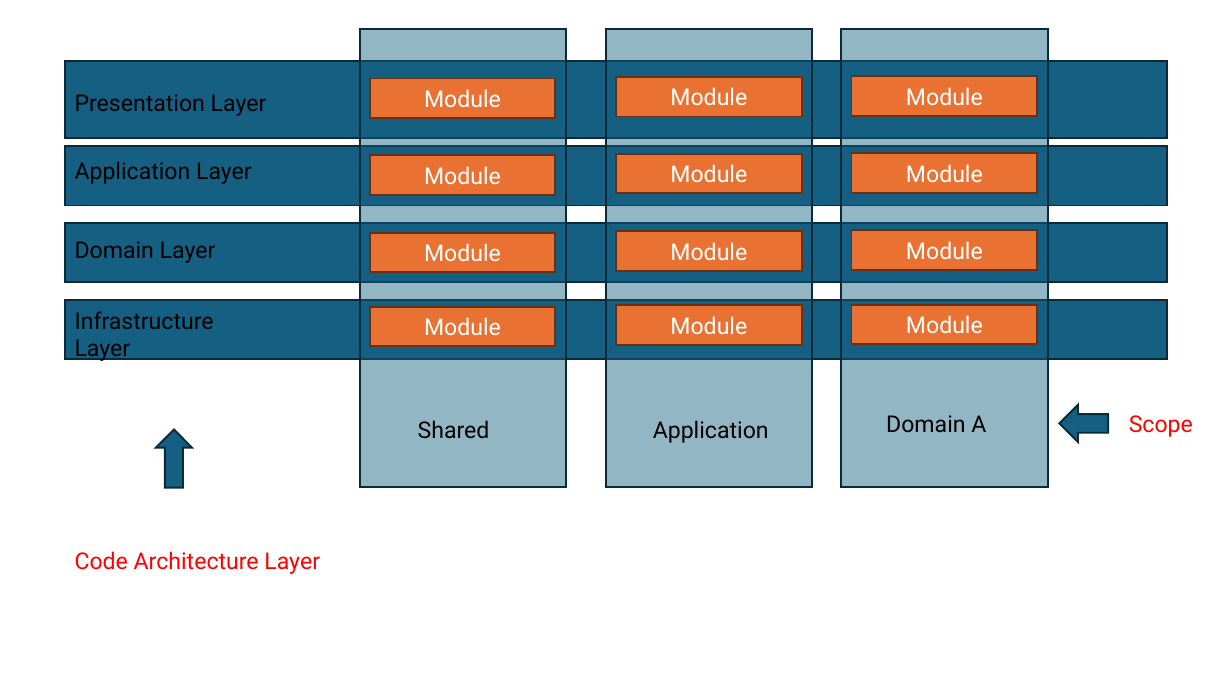
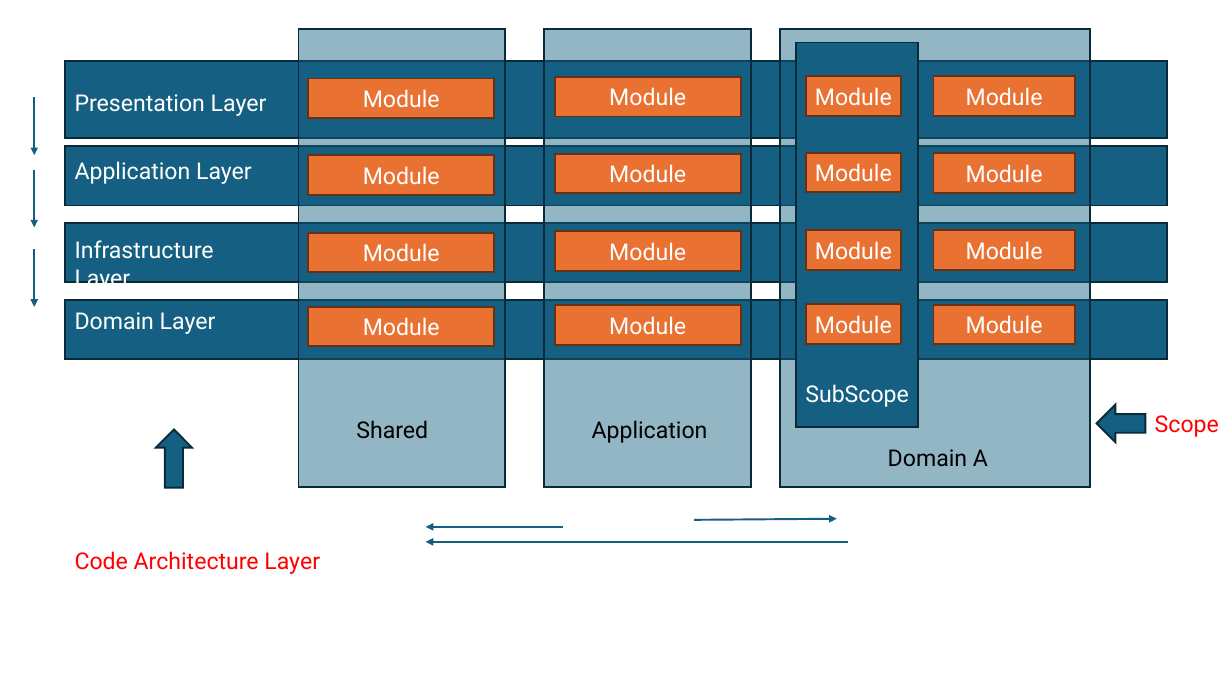
Before and after one commit to dieterm/code_generator, a slide deck: slide 1 of docs/Software Architecture/Code Architecture Layers.pptx. Drawn at 1232x693 pixels with LibreOffice and Linux fonts; fonts in the diff are those of the drawing. Boxes give left, top, right and bottom in pixels: in the first picture for what was removed or moved away, otherwise in the second. Text is boxed around its words. In the diff, an @@ line names an element or a change of style, - is before the commit and + after.

```diff
--- a/docs/Software Architecture/Code Architecture Layers.pptx
+++ b/docs/Software Architecture/Code Architecture Layers.pptx
@@ 10 rectangles, 2 texts: place and size @@
-10 rectangles, 2 texts at bbox=[360, 29, 812, 487]
+10 rectangles, 2 texts at bbox=[299, 29, 751, 487]
@@ rectangle: place and size @@
-rectangle at bbox=[841, 29, 1048, 487]
+rectangle at bbox=[780, 29, 1091, 487]
@@ rectangle added at bbox=[797, 43, 919, 428], fill #156082, outline #092A39 1.5 pt @@
@@ text "Presentation Layer" at bbox=[75, 94, 267, 116]: text colour #000000 to #FFFFFF @@
@@ rectangle added at bbox=[806, 76, 901, 116], fill #E97132, outline #663216 1.5 pt, 18 pt, text #FFFFFF @@
+Module
@@ rectangle "Module": place and size @@
-rectangle "Module" at bbox=[852, 77, 1038, 116]
+rectangle "Module" at bbox=[933, 77, 1075, 116]
@@ arrow added from (34, 97) to (34, 155), #156082 1.5 pt @@
@@ arrow added from (34, 170) to (34, 227), #156082 1.5 pt @@
@@ text "Application Layer" at bbox=[75, 161, 252, 184]: text colour #000000 to #FFFFFF @@
@@ rectangle added at bbox=[806, 152, 901, 192], fill #E97132, outline #663216 1.5 pt, 18 pt, text #FFFFFF @@
+Module
@@ rectangle "Module": place and size @@
-rectangle "Module" at bbox=[852, 153, 1038, 193]
+rectangle "Module" at bbox=[933, 153, 1075, 193]
@@ rectangle added at bbox=[806, 230, 901, 270], fill #E97132, outline #663216 1.5 pt, 18 pt, text #FFFFFF @@
+Module
@@ rectangle "Module": place and size @@
-rectangle "Module" at bbox=[852, 230, 1038, 270]
+rectangle "Module" at bbox=[933, 230, 1075, 270]
@@ arrow added from (34, 250) to (34, 307), #156082 1.5 pt @@
@@ text at bbox=[75, 240, 214, 291]: text changed; text colour #000000 to #FFFFFF @@
-Domain Layer
+Infrastructure Layer
@@ text at bbox=[75, 312, 216, 334]: text changed; text colour #000000 to #FFFFFF @@
-Infrastructure Layer
+Domain Layer
@@ rectangle added at bbox=[806, 305, 901, 345], fill #E97132, outline #663216 1.5 pt, 18 pt, text #FFFFFF @@
+Module
@@ rectangle "Module": place and size @@
-rectangle "Module" at bbox=[852, 305, 1038, 345]
+rectangle "Module" at bbox=[933, 305, 1075, 345]
@@ text added at bbox=[805, 384, 909, 407], 18 pt, text #FFFFFF @@
+SubScope
@@ right arrow: place and size @@
-right arrow at bbox=[1059, 405, 1108, 442]
+right arrow at bbox=[1097, 405, 1146, 442]
@@ text "Scope": place and size @@
-text "Scope" at bbox=[1129, 415, 1193, 437]
+text "Scope" at bbox=[1155, 415, 1219, 437]
@@ text "Domain A": place and size @@
-text "Domain A" at bbox=[886, 415, 986, 432]
+text "Domain A" at bbox=[888, 449, 988, 466]
@@ text "Domain A" at bbox=[888, 449, 988, 466]: alignment left to centre @@
@@ arrow added from (563, 527) to (426, 527), #156082 1.5 pt @@
@@ arrow added from (694, 520) to (837, 518), #156082 1.5 pt @@
@@ arrow added from (848, 543) to (426, 543), #156082 1.5 pt @@
```
Also in this commit, not shown: 43 other files.
